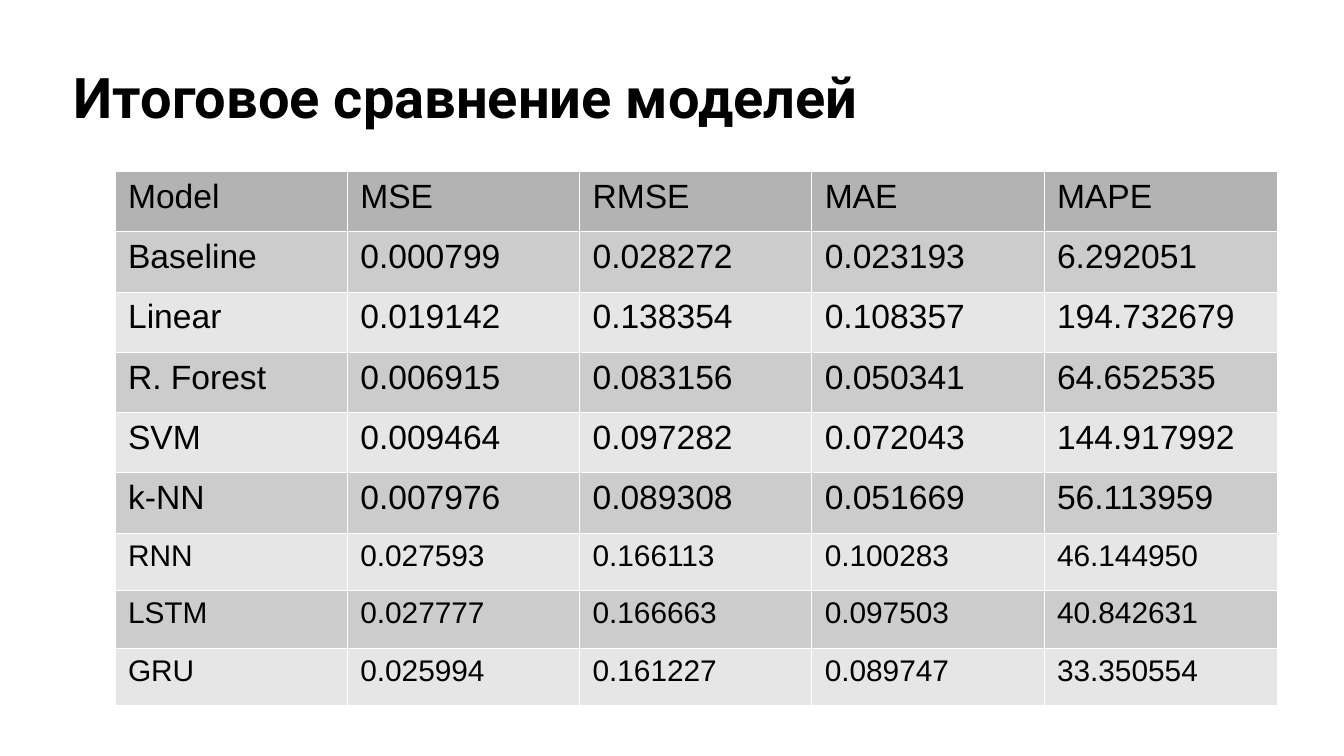
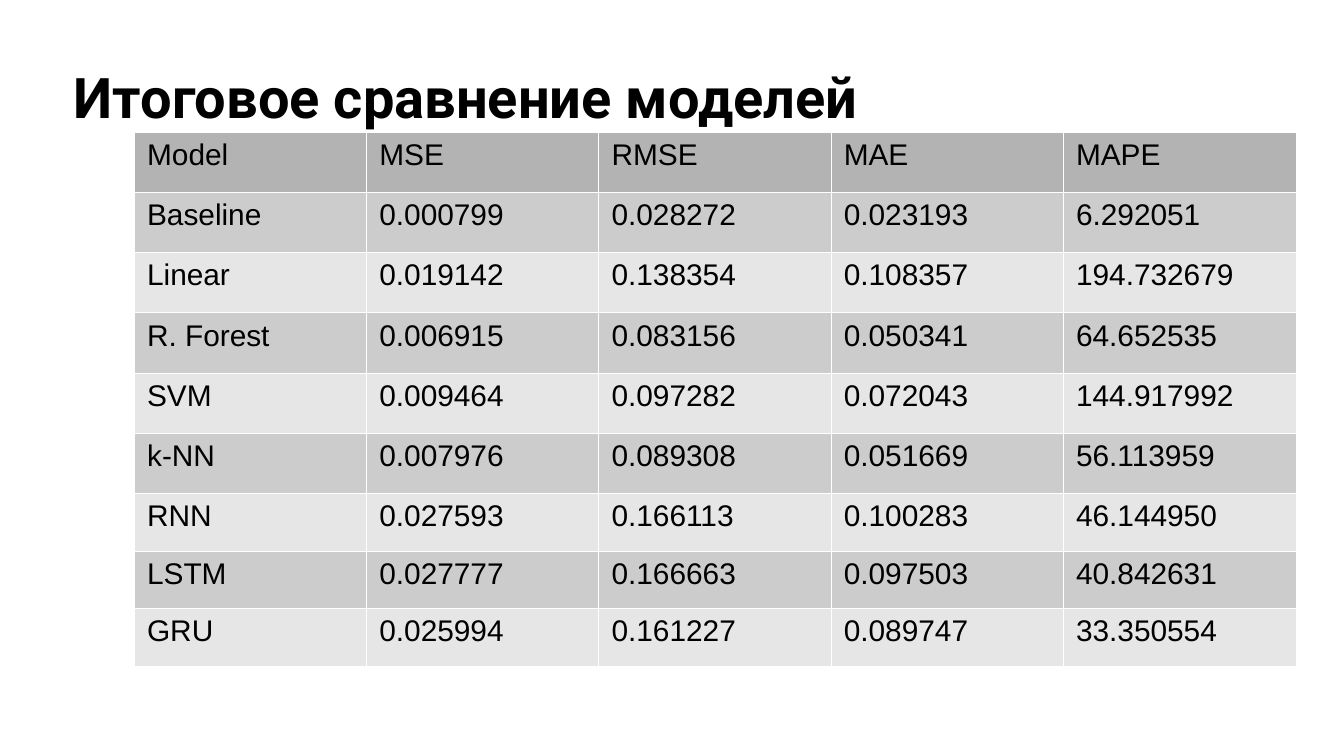
Before and after one commit to m0zart89/otus-ml-pro-2024-05, a slide deck: slide 30 of presentation.pptx (slide 29 before the commit). Drawn at 1344x756 pixels with LibreOffice and Linux fonts; fonts in the diff are those of the drawing; background and template pictures are left out. Boxes give left, top, right and bottom in pixels: in the first picture for what was removed or moved away, otherwise in the second. Text is boxed around its words. In the diff, an @@ line names an element or a change of style, - is before the commit and + after.

```diff
--- a/presentation.pptx
+++ b/presentation.pptx
@@ table at box(134, 132, 1297, 665) @@
@@ size 18 to 16 pt in "Model", "MSE", "RMSE", "MAE" and 26 more places @@
@@ table: place and size @@
-table at box(114, 171, 1277, 704)
+table at box(134, 132, 1297, 665)
```
Also in this commit, not shown: 24 other slides changed, 1 slide added.
